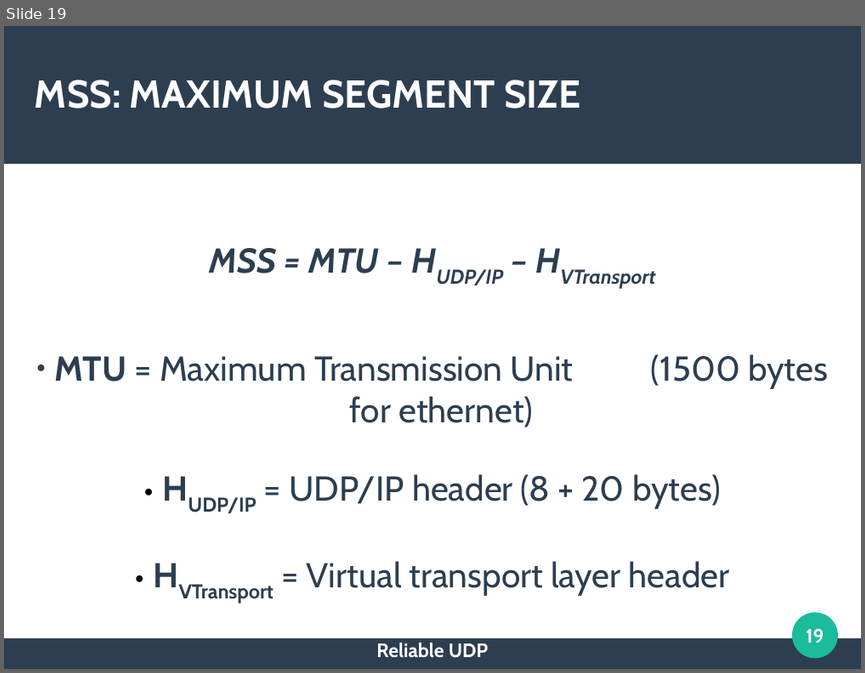
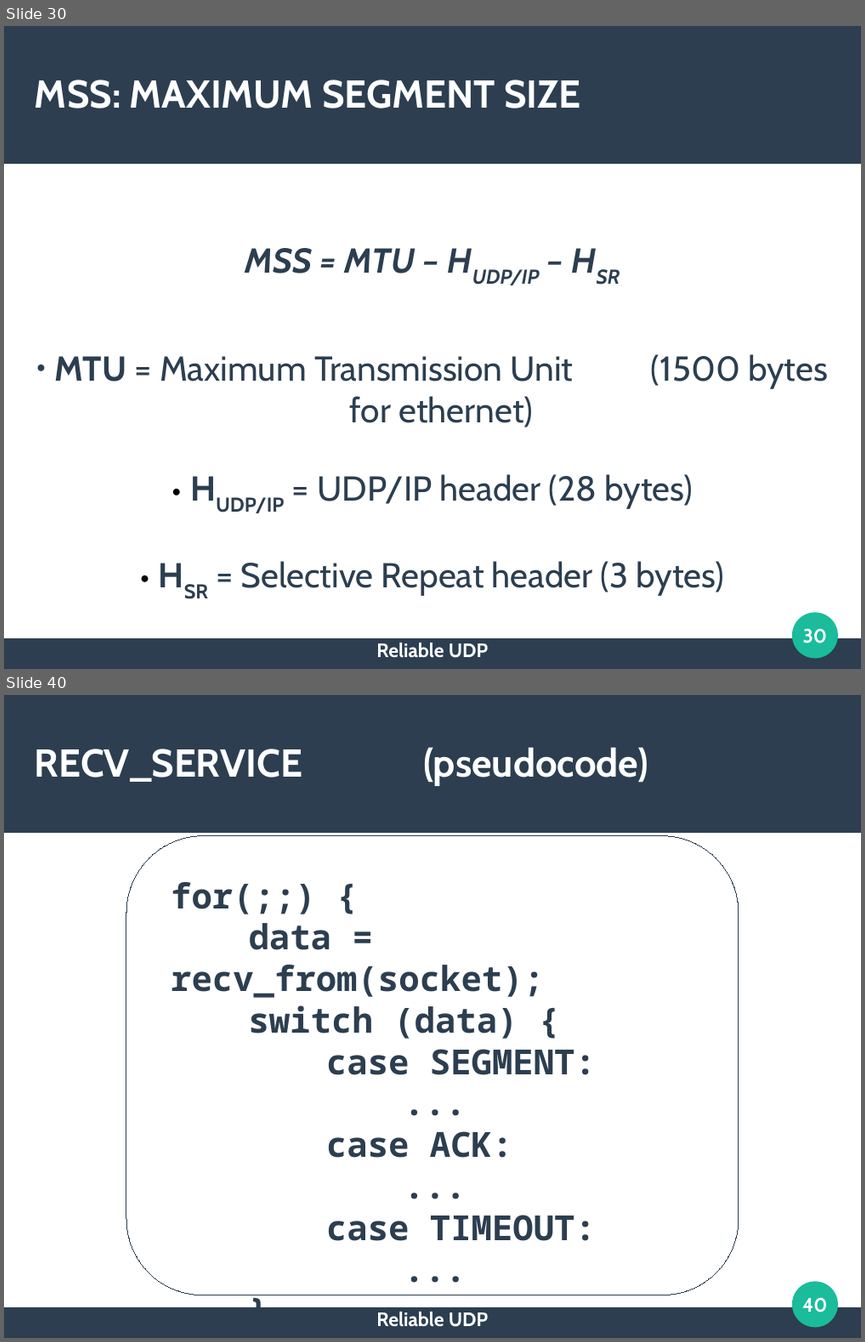
Before and after one commit to RedRum2/reliable-udp, a slide deck: doc/Presentation.odp. Shown one above the other, each under a label of ours: slide 19 before the commit, slides 30 and 40 after it; the slides between them are not shown. The pictures are 865x673 and 865x1342 pixels, drawn with LibreOffice and Linux fonts; fonts in the diff are those of the drawing. Boxes give left, top, right and bottom in pixels: in the first picture for what was removed or moved away, otherwise in the second. Text is boxed around its words. In the diff, an @@ line names an element or a change of style, - is before the commit and + after.

```diff
--- a/doc/Presentation.odp
+++ b/doc/Presentation.odp
@@ slide 40 added at [4, 695, 861, 1338], background #FFFFFF; not listed: 3 template elements that a slide beside it also shows @@
@@ title added at [35, 747, 648, 786], 36 pt, text #FFFFFF, bold @@
+RECV_SERVICE (pseudocode)
@@ rounded rectangle added at [127, 836, 738, 1295], outline #2C3E50 0 pt @@
@@ text added at [171, 882, 596, 1241], 32 pt, text #2C3E50, bold @@
+for(;;) {
+data = recv_from(socket);
+switch (data) {
+case SEGMENT:
+...
+case ACK:
+...
+case TIMEOUT:
+...
+}
+}
@@ page number added at [802, 1297, 827, 1312], 18 pt, text #FFFFFF, bold @@
+40
@@ text added at [376, 1311, 488, 1327], 18 pt, text #FFFFFF, bold @@
+Reliable UDP
@@ what was slide 19 is now slide 30 @@
@@ slide 30 changed as well @@
@@ subtitle at [245, 248, 540, 285]: text changed @@
-MSS = MTU – HUDP/IP – HVTransport
+MSS = MTU – HUDP/IP – HSR
@@ text at [216, 474, 724, 595]: text changed @@
-● HUDP/IP = UDP/IP header (8 + 20 bytes)
-● HVTransport = Virtual transport layer header
+● HUDP/IP = UDP/IP header (28 bytes)
+● HSR = Selective Repeat header (3 bytes)
@@ page number at [803, 628, 827, 643]: text changed @@
-19
+30
```
Also in this commit, not shown: 9 other slides changed, 40 other slides added, 1 slide removed, 26 other files.
